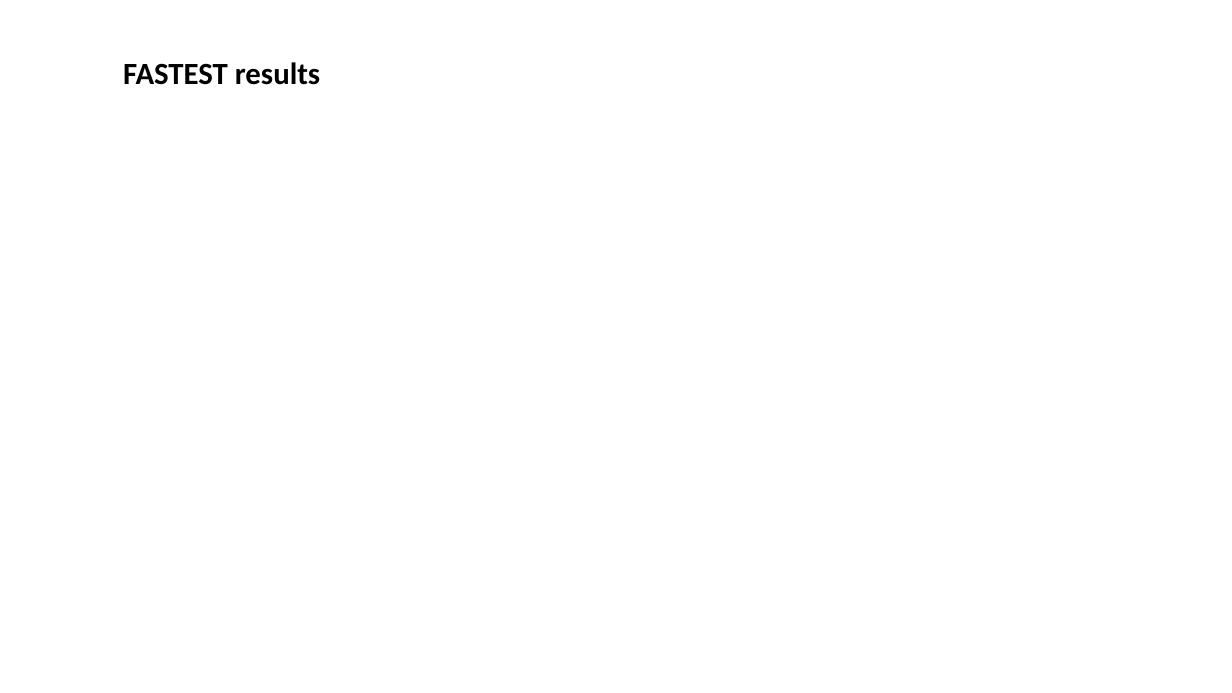
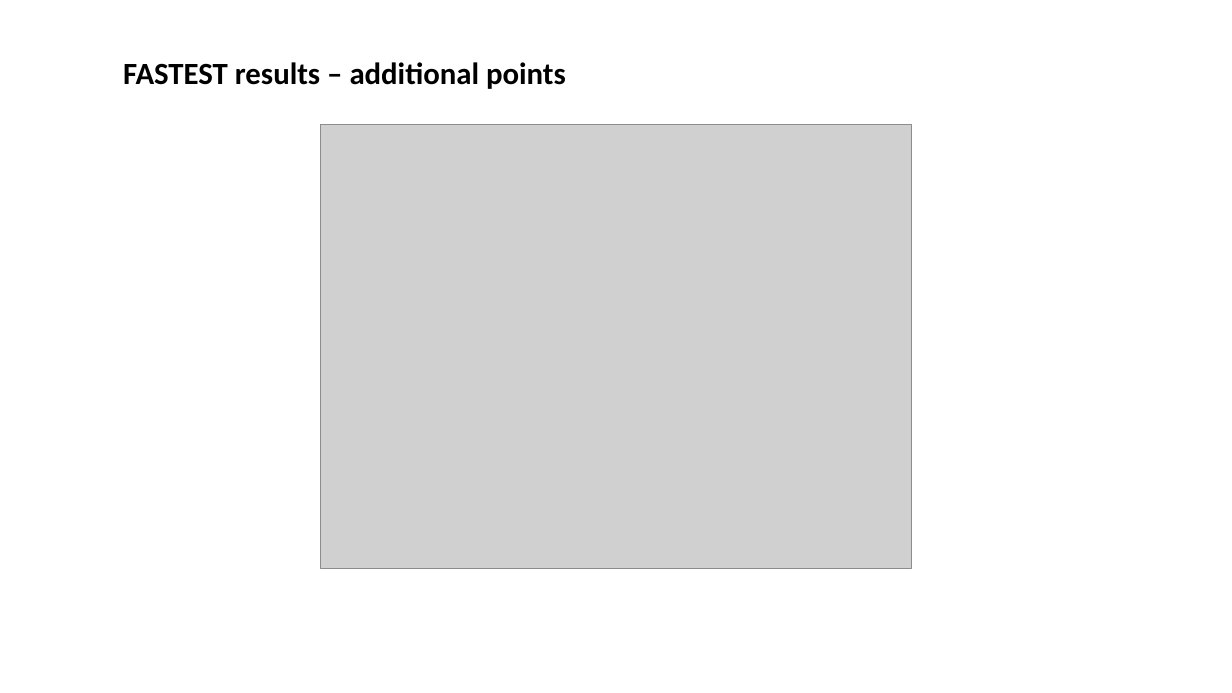
Before and after one commit to extra-p/extrap-gpr, a slide deck: slide 20 of Results.pptx (slide 19 before the commit). Drawn at 1232x693 pixels with LibreOffice and Linux fonts; fonts in the diff are those of the drawing; grey boxes stand for pictures. Boxes give left, top, right and bottom in pixels: in the first picture for what was removed or moved away, otherwise in the second. Text is boxed around its words. In the diff, an @@ line names an element or a change of style, - is before the commit and + after.

Commit message:
updated presentation

```diff
--- a/Results.pptx
+++ b/Results.pptx
@@ text at <box>123,62,566,89</box>: text changed @@
-FASTEST results
+FASTEST results – additional points
@@ picture added at <box>321,125,912,568</box> @@
```
Also in this commit, not shown: 4 other slides changed, 4 slides added, 3 slides removed.
